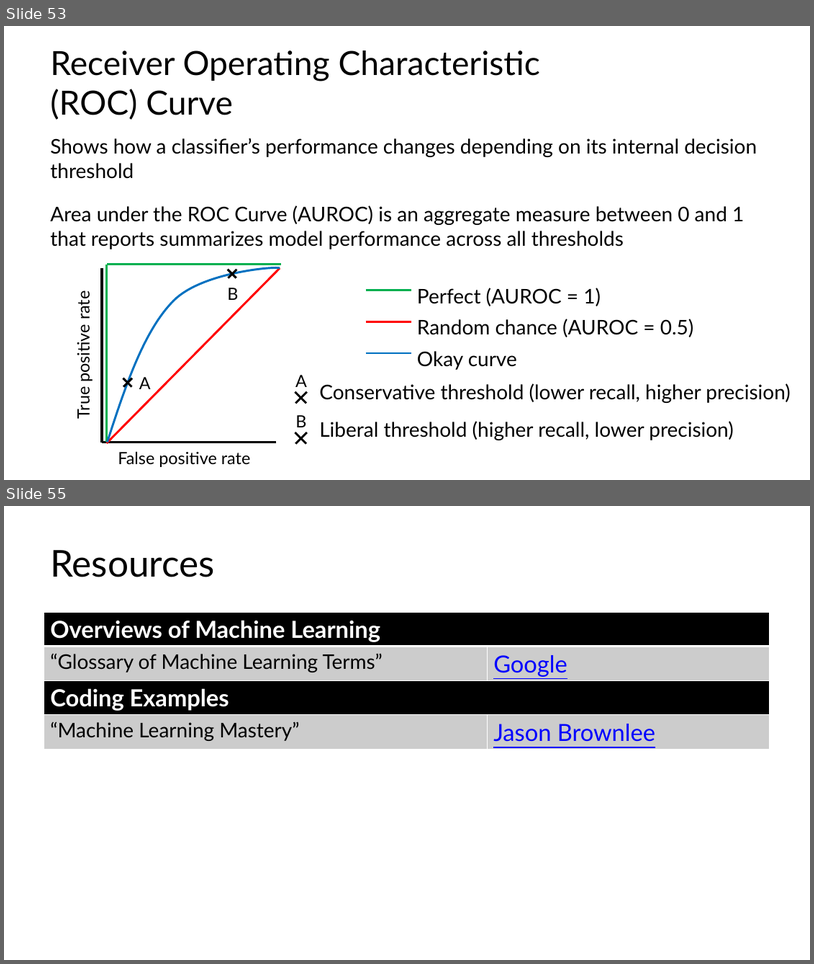
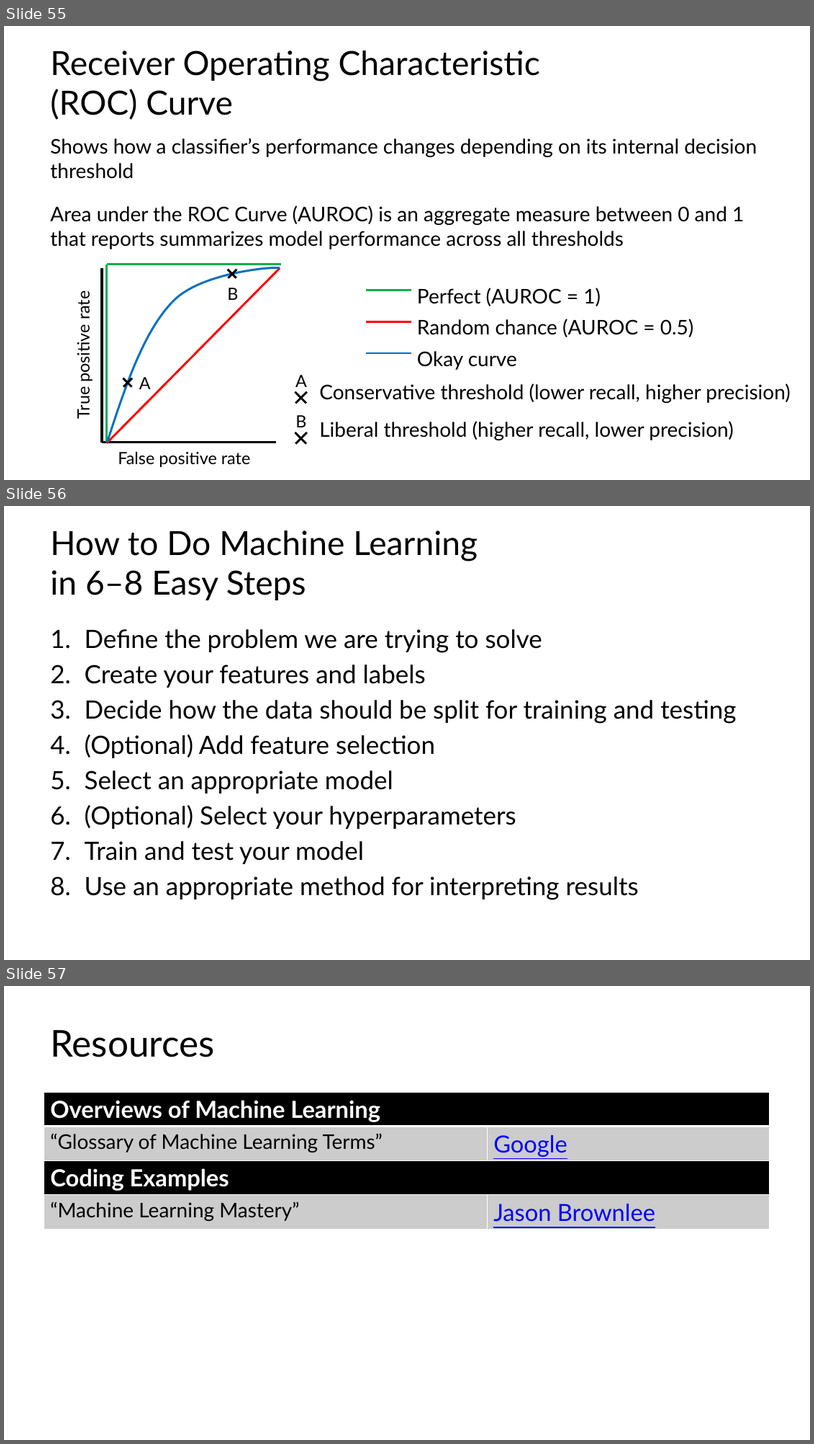
Before and after one commit to C4M-UofT/C4M-UofT.github.io, a slide deck: lectures/winter/6_ml_workflow/MachineLearning_tutorial.pptx. Shown one above the other, each under a label of ours: slides 53 and 55 before the commit, slides 55, 56 and 57 after it; the slides between them are not shown. The pictures are 814x964 and 814x1444 pixels, drawn with LibreOffice and Linux fonts; fonts in the diff are those of the drawing. Boxes give left, top, right and bottom in pixels: in the first picture for what was removed or moved away, otherwise in the second. Text is boxed around its words. In the diff, an @@ line names an element or a change of style, - is before the commit and + after.

```diff
--- a/lectures/winter/6_ml_workflow/MachineLearning_tutorial.pptx
+++ b/lectures/winter/6_ml_workflow/MachineLearning_tutorial.pptx
@@ slide 56 added at box(4, 506, 810, 960), background #FFFFFF @@
@@ title added at box(50, 530, 478, 600), 39.6 pt, text #000000 @@
+How to Do Machine Learning
+in 6–8 Easy Steps
@@ text added at box(85, 629, 736, 900), 30 pt, text #000000 @@
+1. Define the problem we are trying to solve
+2. Create your features and labels
+3. Decide how the data should be split for training and testing
+4. (Optional) Add feature selection
+5. Select an appropriate model
+6. (Optional) Select your hyperparameters
+7. Train and test your model
+8. Use an appropriate method for interpreting results
@@ what was slide 53 is now slide 55 @@
@@ what was slide 55 is now slide 57 @@
```
Also in this commit, not shown: 8 slides changed, 1 other slide added, 7 other files.
